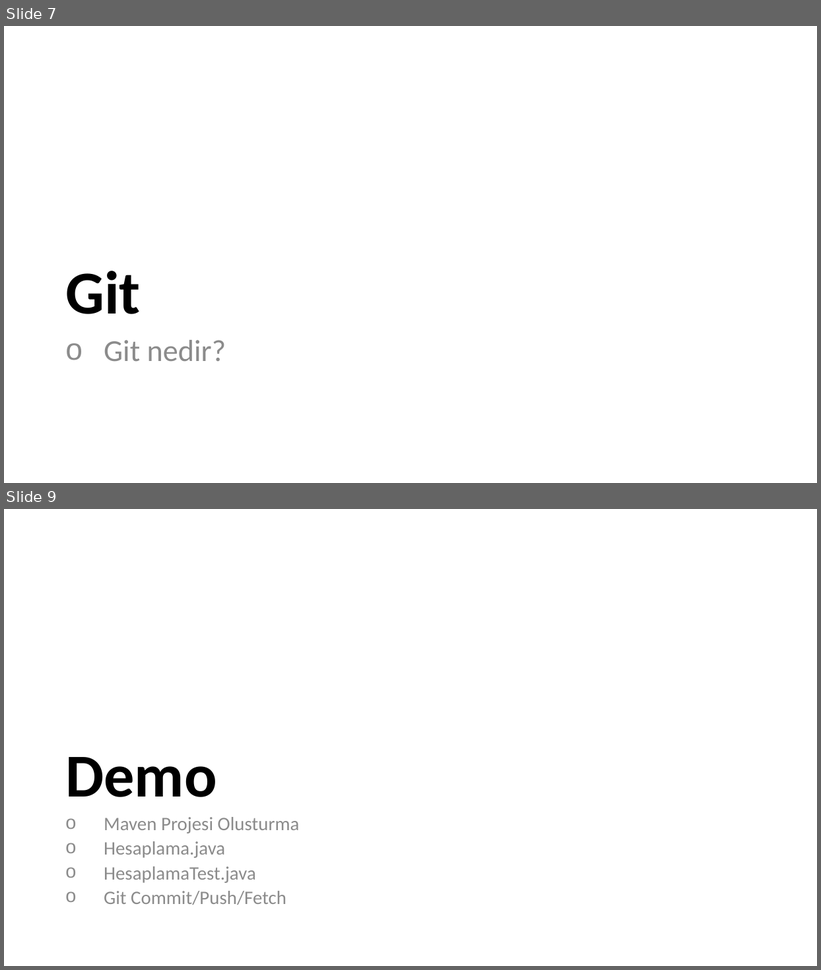
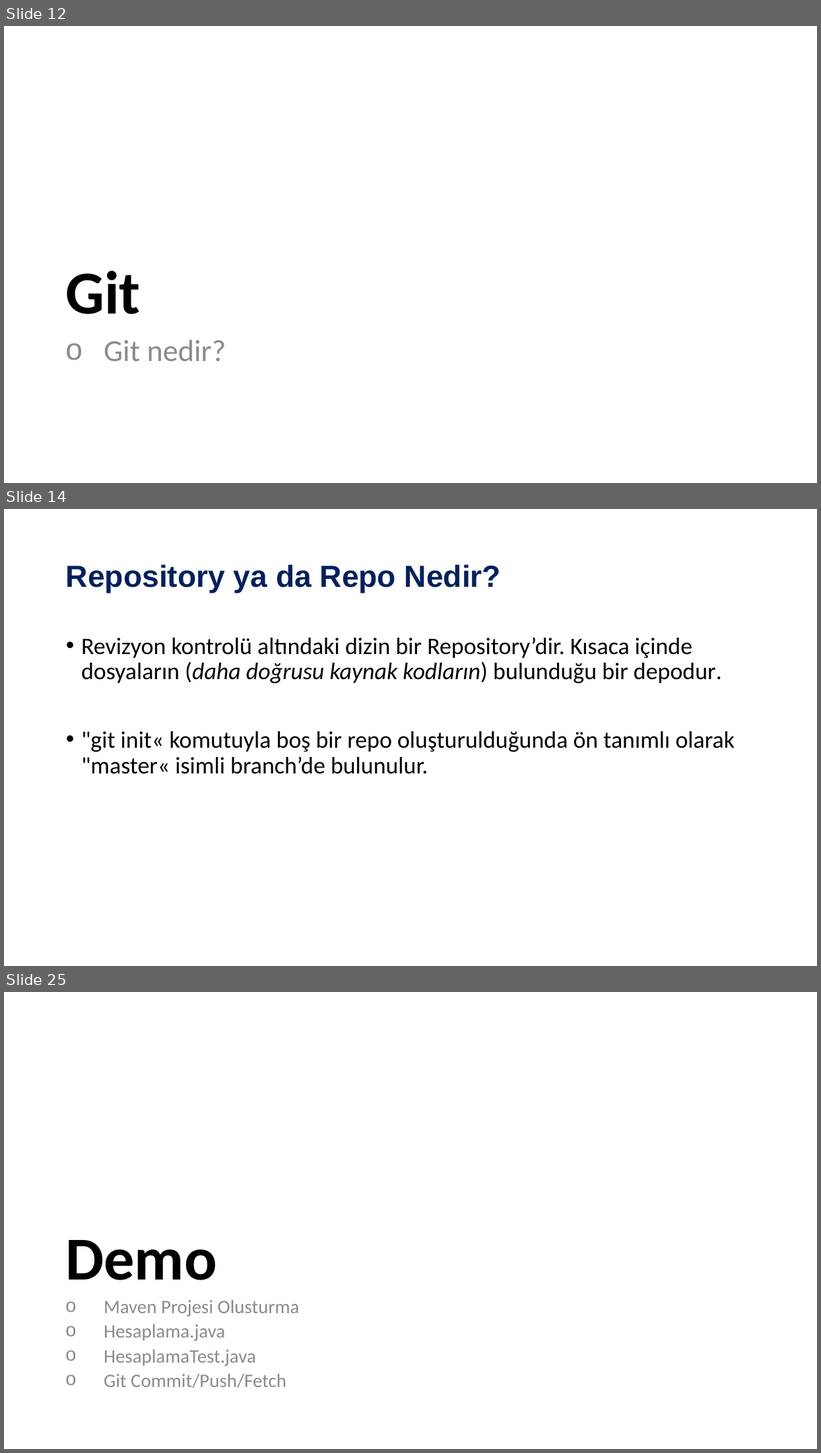
Before and after one commit to ozkansari/MyCourses, a slide deck: SoftwareDevEnvAndTools_2017Autumn/_docs/4_Ders_Sunum.pptx. Shown one above the other, each under a label of ours: slides 7 and 9 before the commit, slides 12, 14 and 25 after it; the slides between them are not shown. The pictures are 821x970 and 821x1453 pixels, drawn with LibreOffice and Linux fonts; fonts in the diff are those of the drawing. Boxes give left, top, right and bottom in pixels: in the first picture for what was removed or moved away, otherwise in the second. Text is boxed around its words. In the diff, an @@ line names an element or a change of style, - is before the commit and + after.

```diff
--- a/SoftwareDevEnvAndTools_2017Autumn/_docs/4_Ders_Sunum.pptx
+++ b/SoftwareDevEnvAndTools_2017Autumn/_docs/4_Ders_Sunum.pptx
@@ slide 14 added at (x1=4, y1=509, x2=817, y2=966), background #FFFFFF @@
@@ title added at (x1=66, y1=564, x2=501, y2=593), 36 pt, text #002060, bold @@
+Repository ya da Repo Nedir?
@@ text added at (x1=81, y1=637, x2=735, y2=774), 28 pt, text #000000 @@
+• Revizyon kontrolü altındaki dizin bir Repository’dir. Kısaca içinde dosyaların (daha doğrusu kaynak kodların) bulunduğu bir depodur.
+• "git init« komutuyla boş bir repo oluşturulduğunda ön tanımlı olarak "master« isimli branch’de bulunulur.
@@ what was slide 7 is now slide 12 @@
@@ what was slide 9 is now slide 25 @@
```
Also in this commit, not shown: 4 slides changed, 15 other slides added, 3 other files.
